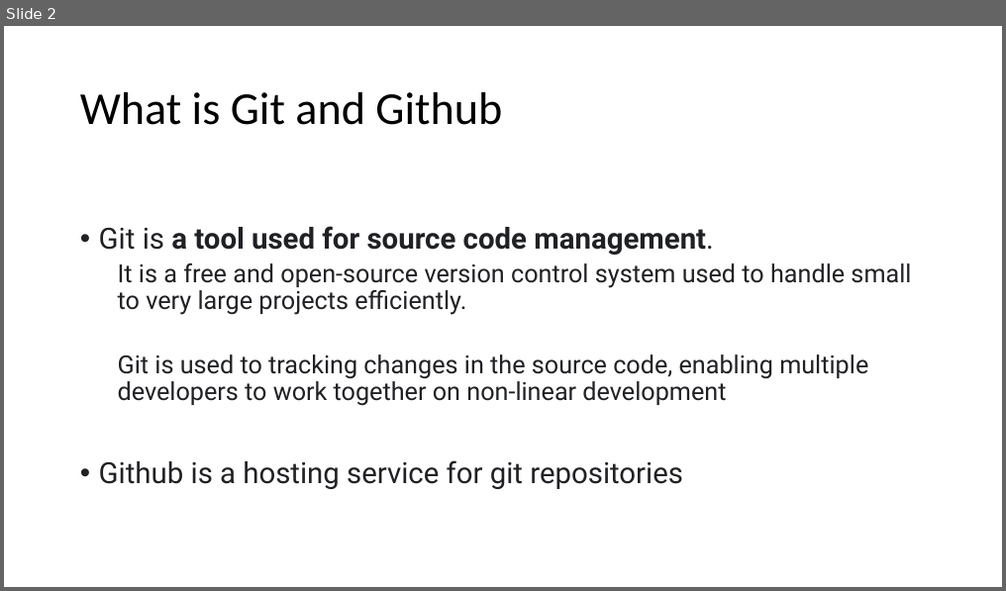
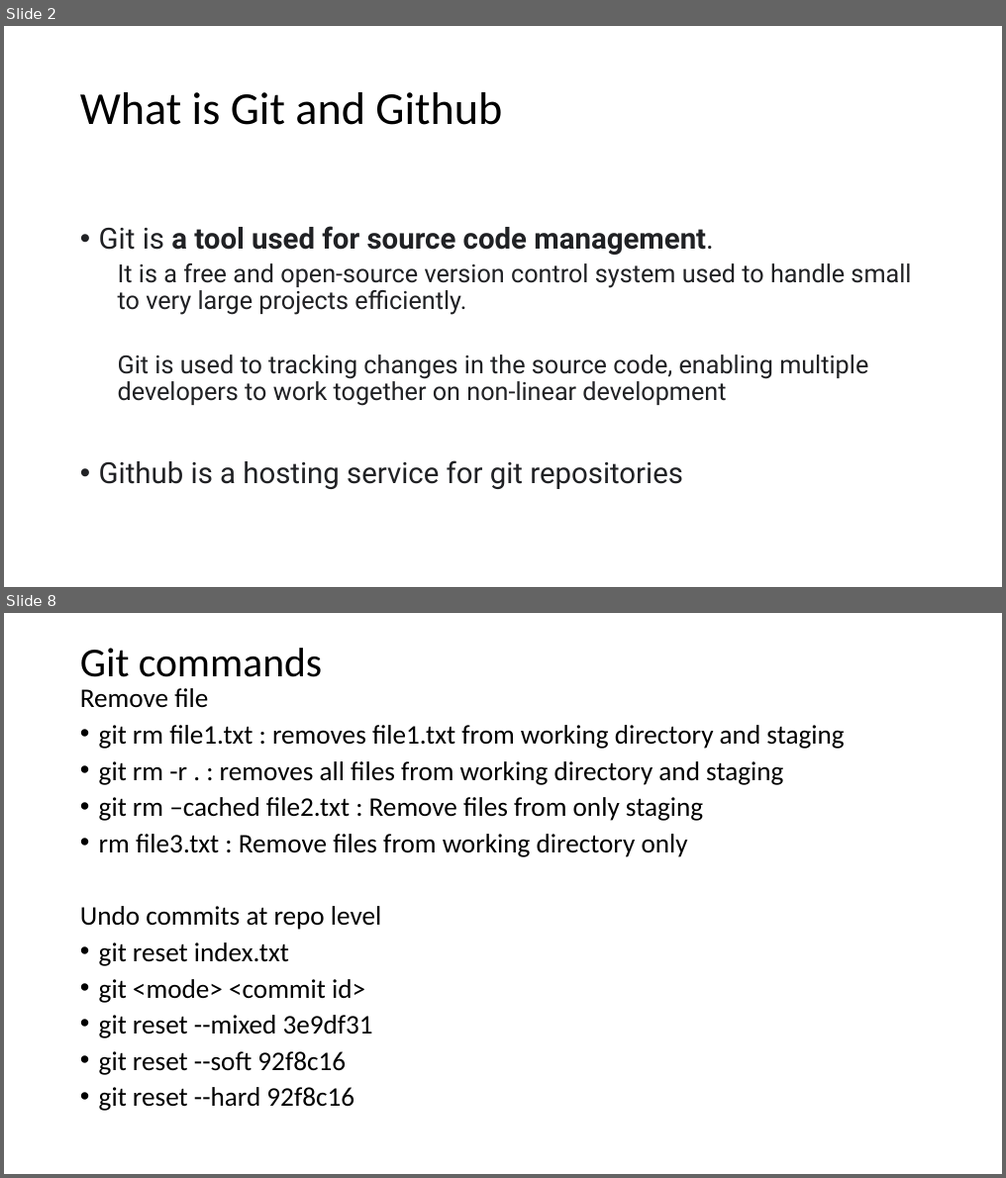
Before and after one commit to Santi2020/Study-Notes, a slide deck: Git_And_GitHub_Demo.docx.pptx. Shown one above the other, each under a label of ours: slide 2 before the commit, slides 2 and 8 after it; the slides between them are not shown. The pictures are 1006x591 and 1006x1178 pixels, drawn with LibreOffice and Linux fonts; fonts in the diff are those of the drawing. Boxes give left, top, right and bottom in pixels: in the first picture for what was removed or moved away, otherwise in the second. Text is boxed around its words. In the diff, an @@ line names an element or a change of style, - is before the commit and + after.

```diff
--- a/Git_And_GitHub_Demo.docx.pptx
+++ b/Git_And_GitHub_Demo.docx.pptx
@@ slide 8 added at <box>4,613,1002,1174</box>, background #FFFFFF @@
@@ title added at <box>80,648,322,677</box>, 39.6 pt, text #000000 @@
+Git commands
@@ text added at <box>80,688,844,1111</box>, 25.9 pt, text #000000 @@
+Remove file
+• git rm file1.txt : removes file1.txt from working directory and staging
+• git rm -r . : removes all files from working directory and staging
+• git rm –cached file2.txt : Remove files from only staging
+• rm file3.txt : Remove files from working directory only
+Undo commits at repo level
+• git reset index.txt
+• git <mode> <commit id>
+• git reset --mixed 3e9df31
+• git reset --soft 92f8c16
+• git reset --hard 92f8c16
```
Also in this commit, not shown: 11 other slides added, 12 slides removed, 1 other file.
